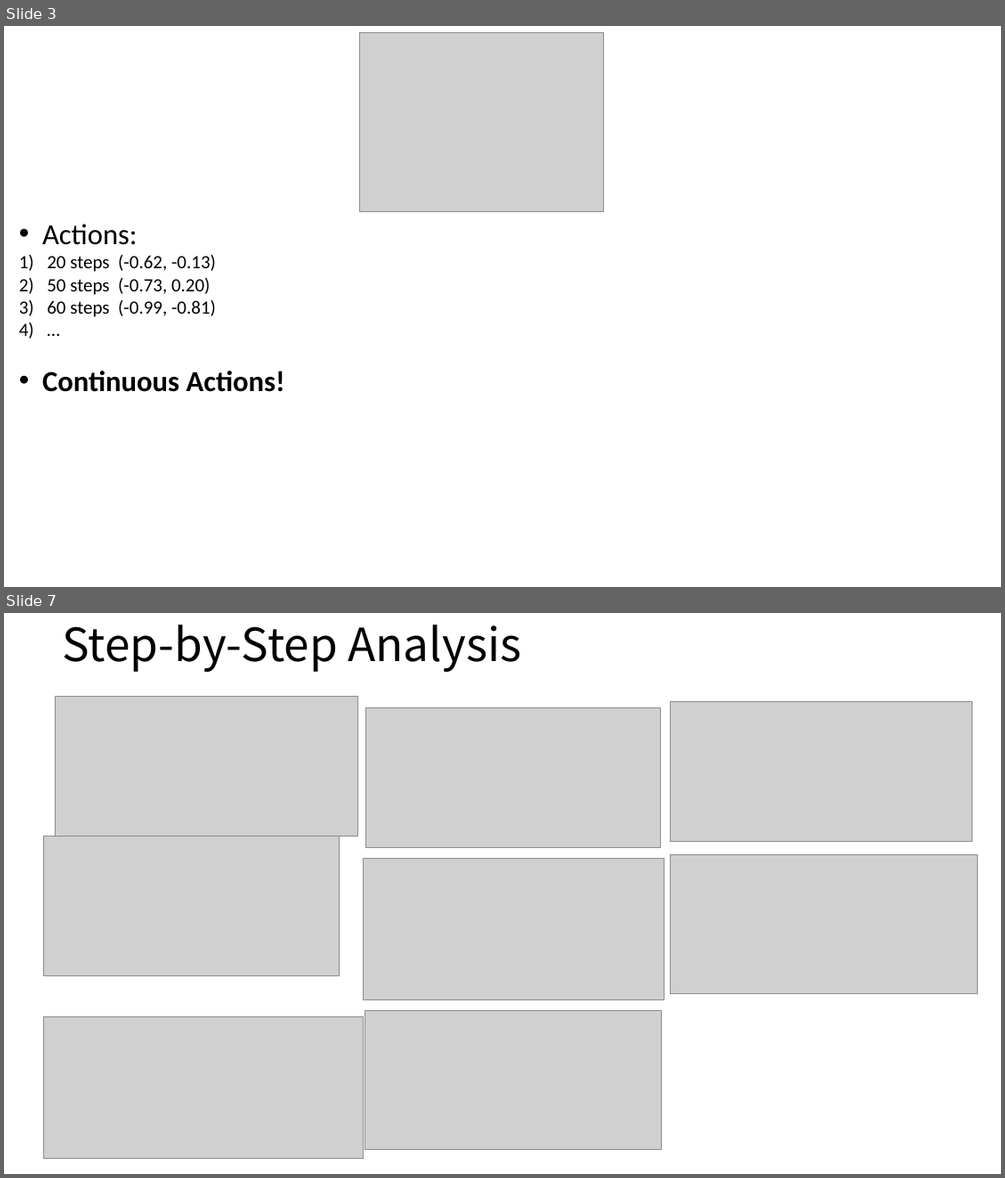
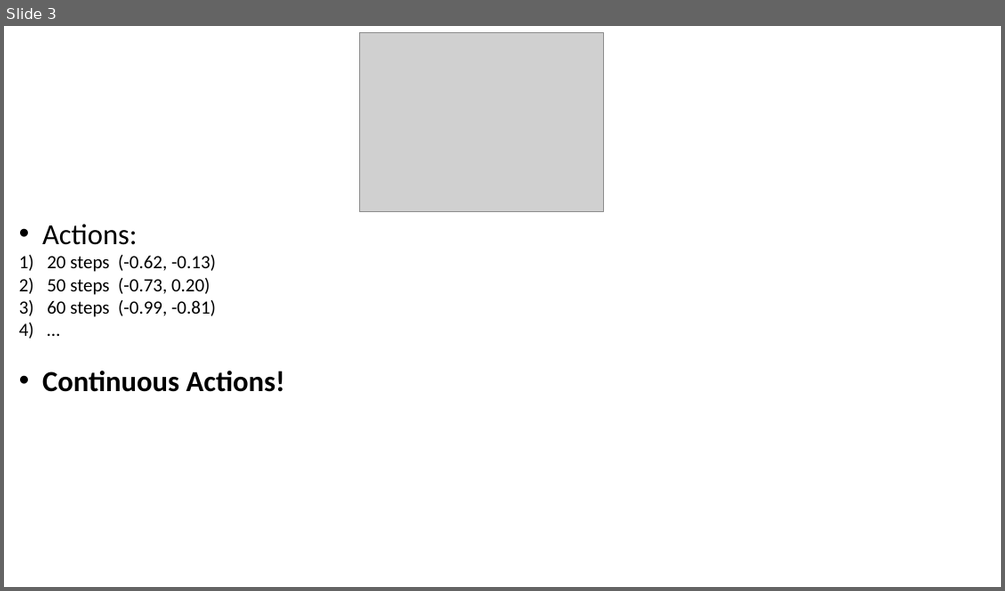
Before and after one commit to ShuoZ9379/t42_hand, a slide deck: zs_sim_robot/meeting_7/meeting_7.pptx. Shown one above the other, each under a label of ours: slides 3 and 7 before the commit, slide 3 after it; the slides between them are not shown. The pictures are 1005x1178 and 1005x591 pixels, drawn with LibreOffice and Linux fonts; fonts in the diff are those of the drawing; grey boxes stand for pictures. Boxes give left, top, right and bottom in pixels: in the first picture for what was removed or moved away, otherwise in the second. Text is boxed around its words. In the diff, an @@ line names an element or a change of style, - is before the commit and + after.

```diff
--- a/zs_sim_robot/meeting_7/meeting_7.pptx
+++ b/zs_sim_robot/meeting_7/meeting_7.pptx
@@ slide 7 removed at (4,613,1001,1174), background #FFFFFF @@
@@ text removed at (62,625,521,672) @@
-Step-by-Step Analysis
@@ picture removed at (55,697,357,836) @@
@@ picture removed at (366,708,661,848) @@
@@ picture removed at (671,701,971,841) @@
@@ picture removed at (44,835,339,975) @@
@@ picture removed at (363,859,663,1000) @@
@@ picture removed at (671,854,978,994) @@
@@ picture removed at (365,1010,662,1149) @@
@@ picture removed at (44,1017,363,1159) @@
```
Also in this commit, not shown: 2 slides changed, 2 other slides removed, 23 other files.
